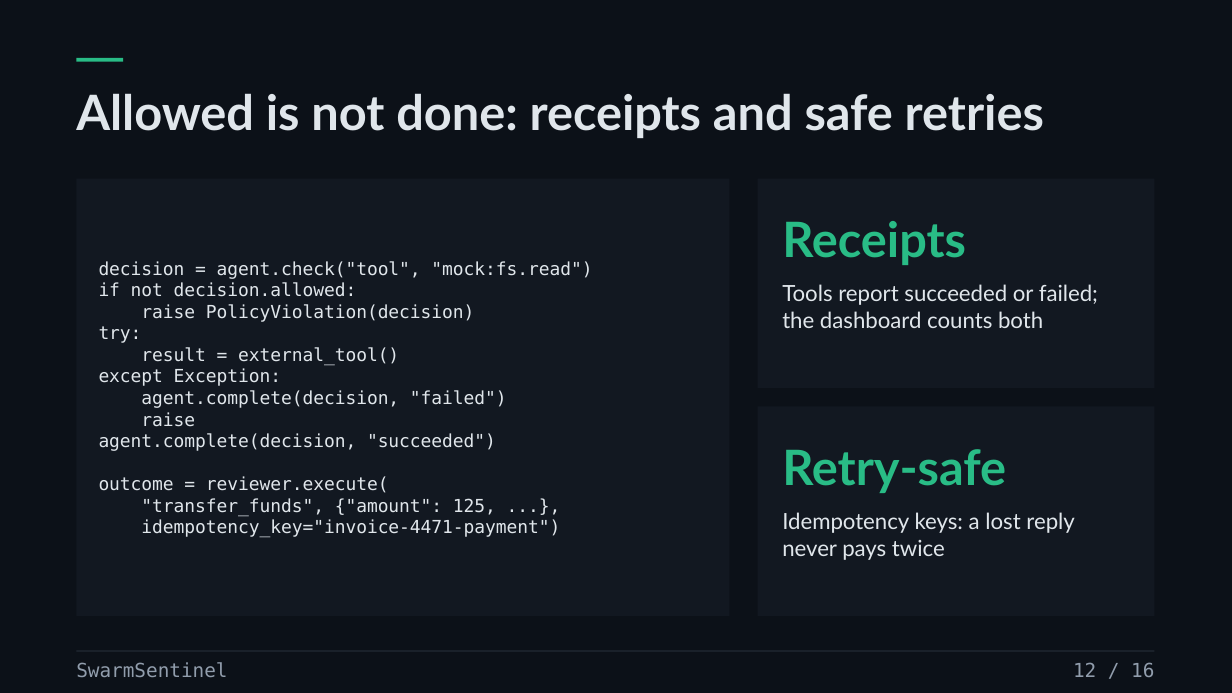
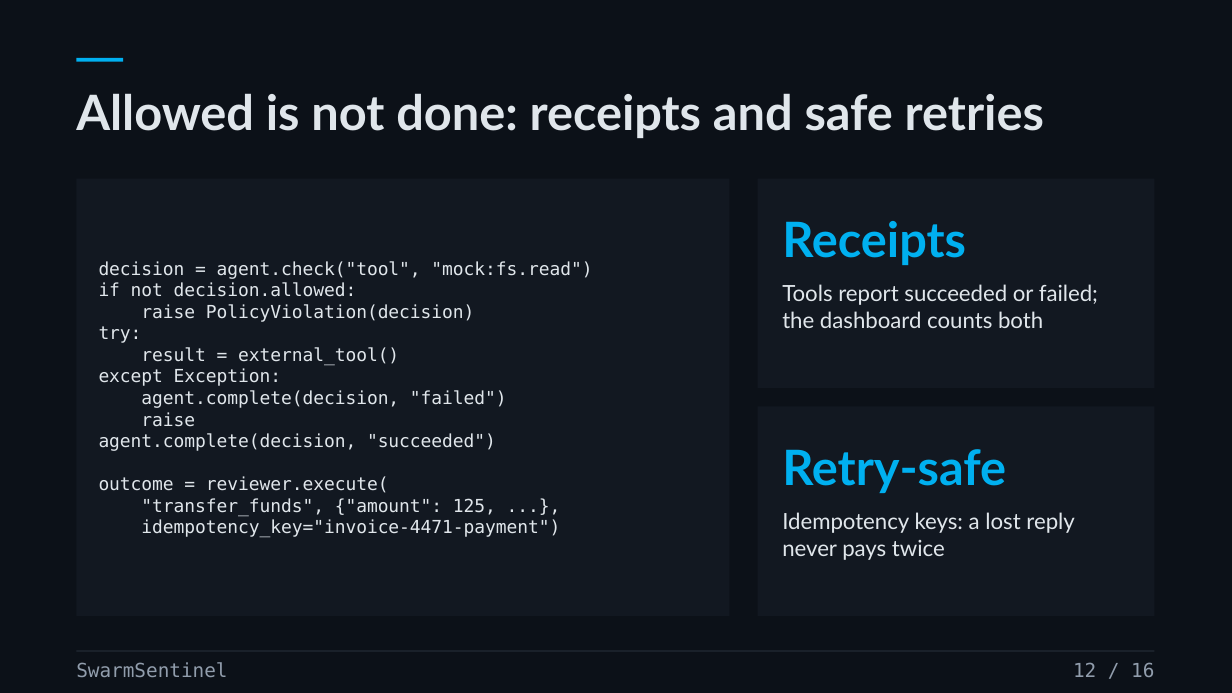
Before and after one commit to prasad-m-k/swarmsentinel, a slide deck: slide 12 of docs/source-materials/SwarmSentinel-v3---Live-Containment.pptx. Drawn at 1232x693 pixels with LibreOffice and Linux fonts; fonts in the diff are those of the drawing. Boxes give left, top, right and bottom in pixels: in the first picture for what was removed or moved away, otherwise in the second. Text is boxed around its words. In the diff, an @@ line names an element or a change of style, - is before the commit and + after.

```diff
--- a/docs/source-materials/SwarmSentinel-v3---Live-Containment.pptx
+++ b/docs/source-materials/SwarmSentinel-v3---Live-Containment.pptx
@@ rectangle at (76, 58, 123, 62): fill #29BC86 to #00B0F0 @@
@@ text "Receipts" at (782, 221, 966, 265): text colour #29BC86 to #00B0F0 @@
@@ text "Retry-safe" at (782, 449, 1006, 493): text colour #29BC86 to #00B0F0 @@
```
Also in this commit, not shown: 16 other slides changed.
